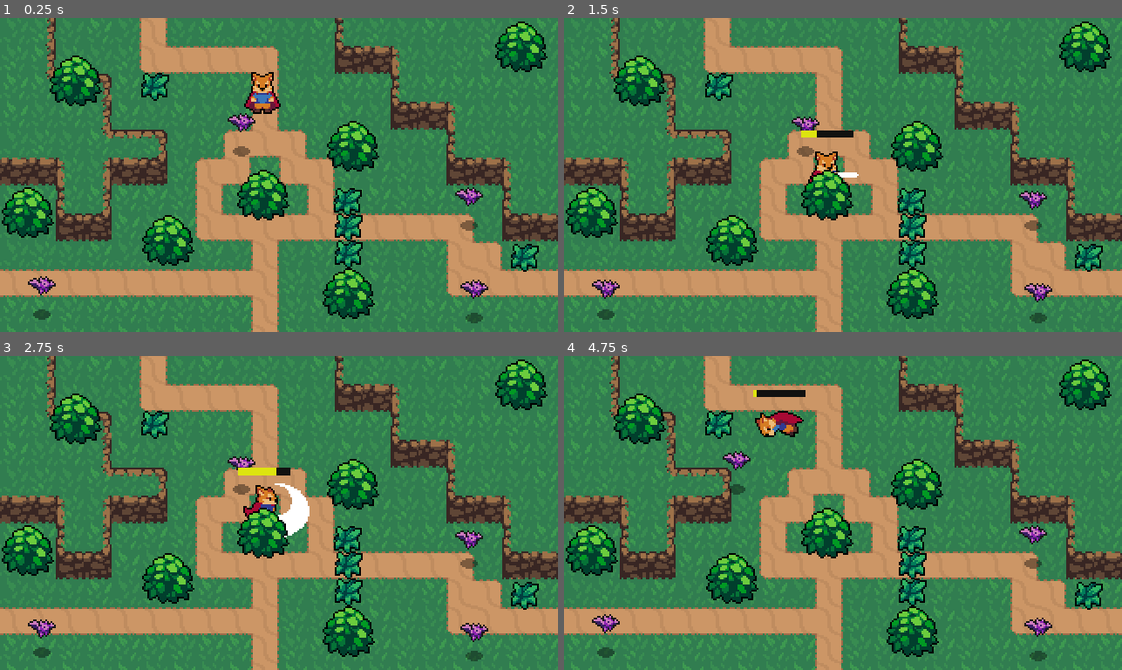
Above: before the commit, frames 1-4 (two rows, left to right).
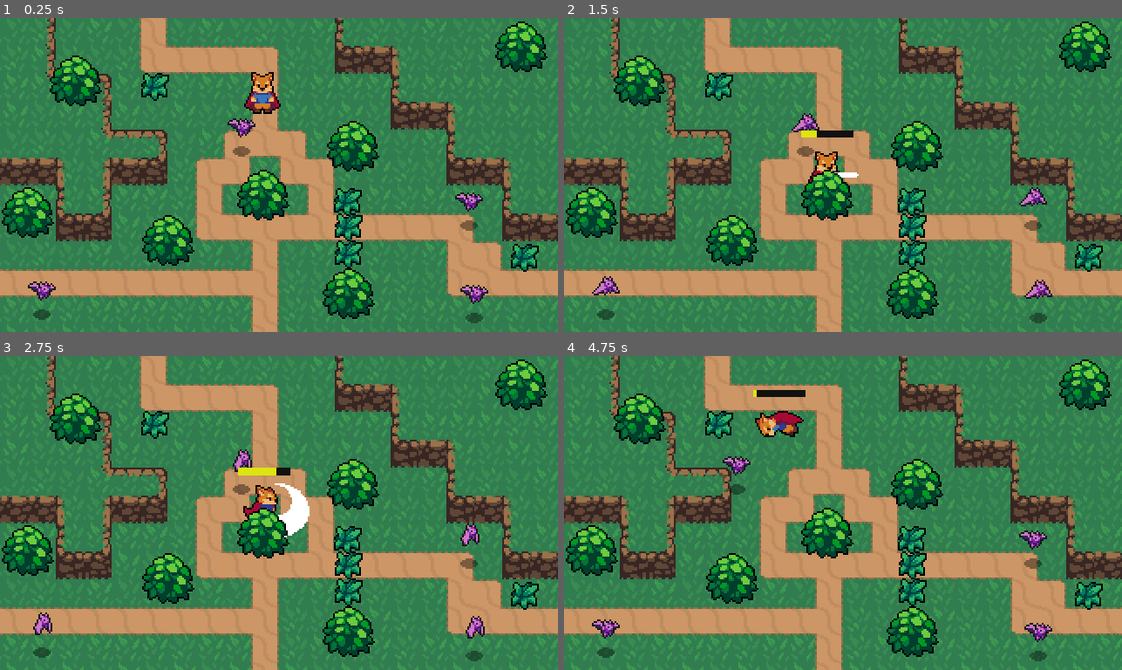
Above: after the commit, the same moments.

Repository: j-rodriguez99/Godot_ActionRPG
Game: Godot game, scene res://World.tscn
Same seed, same stepped clock (60 frames per second), same inputs: the game is played once before the commit and once after it.
Inputs:
- Up to frame 1 (0.25 s): no input
- Up to frame 2 (1.5 s): tap Enter (ui_accept) at 0.5, 0.77 s; hold D (Right) 0.53-1.28 s; hold F (Attack) 0.53-1.28 s; hold S (Down) from 1.28 s (still down); tap F (Attack) at 1.35 s
- Up to frame 3 (2.75 s): tap Enter (ui_accept) at 1.52 s; release S (Down) at 2.03 s; hold D (Right) from 2.03 s (still down); hold F (Attack) from 2.03 s (still down)
- Up to frame 4 (4.75 s): release D (Right) at 2.78 s; release F (Attack) at 2.78 s; hold W (Up) 2.78-3.53 s; tap F (Attack) at 2.85, 4.35 s; tap Enter (ui_accept) at 3.02, 3.77, 4.52 s; hold F (Attack) 3.53-4.28 s; hold A (Left) from 3.53 s (still down)

The runs differ from the first frame. In frame 1, 0.9% of the frame differs, in the area x 5-88%, y 30-92%; in frame 2, 0.8%; in frame 3, 0.8%; in frame 4, 0.9%.

Commit message:
reusable player detection scene added

Diff:
--- a/Bat.gd
+++ b/Bat.gd
@@ -3,6 +3,15 @@
 var knockback : Vector2 = Vector2(0,1)
 onready var stats : Node = $Stats
 const Bat_death_effect = preload("res://Effects/BatDeathEffect.tscn")
+var player = null
+var  state = CHASE
+
+enum {
+	IDLE,
+	WANDER,
+	CHASE
+}
+
 
 func _physics_process(delta: float) -> void:
 	knockback = knockback.move_toward(Vector2.ZERO, delta * 100)
@@ -15,7 +24,6 @@
 
 	stats.health -= area.damage
 
-
 func _on_Stats_death() -> void:
 	queue_free()
 	create_death_effect()
@@ -24,3 +32,6 @@
 	var bat_death_node = Bat_death_effect.instance()
 	get_parent().add_child(bat_death_node)
 	bat_death_node.global_position = global_position
+
+func player_identified(body):
+	player = body
--- /dev/null
+++ b/DetectPlayerZone.gd
@@ -0,0 +1,6 @@
+extends Area2D
+
+
+func _ready():
+	var  parent = get_parent()
+	assert(connect("body_entered", parent, "player_identified")==0)
--- /dev/null
+++ b/DetectPlayerZone.tscn
@@ -0,0 +1,10 @@
+[gd_scene load_steps=2 format=2]
+
+[ext_resource path="res://DetectPlayerZone.gd" type="Script" id=1]
+
+[node name="DetectPlayerZone" type="Area2D"]
+collision_layer = 0
+collision_mask = 2
+script = ExtResource( 1 )
+
+[node name="CollisionShape2D" type="CollisionShape2D" parent="."]
--- a/Enemies/Bat.tscn
+++ b/Enemies/Bat.tscn
@@ -1,10 +1,11 @@
-[gd_scene load_steps=14 format=2]
+[gd_scene load_steps=16 format=2]
 
 [ext_resource path="res://Bat.gd" type="Script" id=1]
 [ext_resource path="res://Enemies/Bat.png" type="Texture" id=2]
 [ext_resource path="res://Shadows/SmallShadow.png" type="Texture" id=3]
 [ext_resource path="res://Hurtboxes and Hitboxes/Hurtbox.tscn" type="PackedScene" id=4]
 [ext_resource path="res://Stats.tscn" type="PackedScene" id=5]
+[ext_resource path="res://DetectPlayerZone.tscn" type="PackedScene" id=6]
 
 [sub_resource type="AtlasTexture" id=1]
 atlas = ExtResource( 2 )
@@ -41,13 +42,16 @@
 radius = 6.0
 height = 12.0
 
+[sub_resource type="CircleShape2D" id=9]
+radius = 49.1767
+
 [node name="Bat" type="KinematicBody2D"]
-position = Vector2( 33, -14 )
 script = ExtResource( 1 )
 
 [node name="AnimatedSprite" type="AnimatedSprite" parent="."]
 frames = SubResource( 6 )
 animation = "Fly"
+frame = 2
 playing = true
 offset = Vector2( 0, -12 )
 
@@ -55,9 +59,11 @@
 texture = ExtResource( 3 )
 
 [node name="CollisionShape2D" type="CollisionShape2D" parent="."]
+visible = false
 shape = SubResource( 7 )
 
 [node name="Hurtbox" parent="." instance=ExtResource( 4 )]
+visible = false
 collision_layer = 8
 
 [node name="CollisionShape2D" parent="Hurtbox" index="0"]
@@ -67,7 +73,13 @@
 [node name="Stats" parent="." instance=ExtResource( 5 )]
 max_health = 2
 
+[node name="DetectPlayerZone" parent="." instance=ExtResource( 6 )]
+
+[node name="CollisionShape2D" parent="DetectPlayerZone" index="0"]
+shape = SubResource( 9 )
+
 [connection signal="area_entered" from="Hurtbox" to="." method="_on_Hurtbox_area_entered"]
 [connection signal="death" from="Stats" to="." method="_on_Stats_death"]
 
 [editable path="Hurtbox"]
+[editable path="DetectPlayerZone"]
